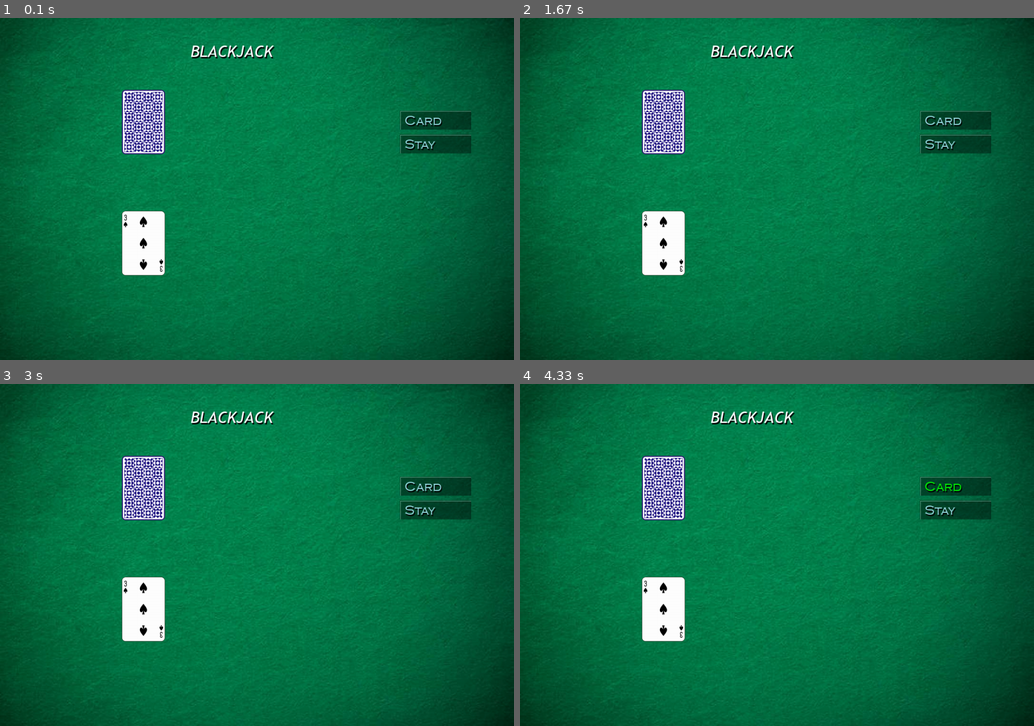
Above: before the commit, frames 1-4 (two rows, left to right).
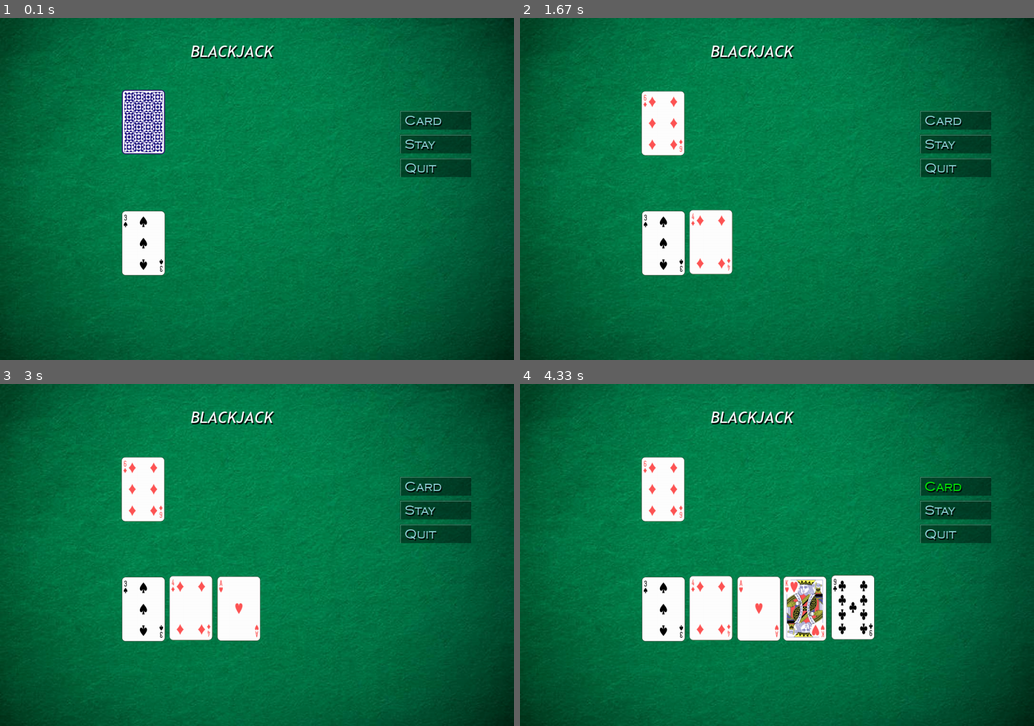
Above: after the commit, the same moments.

Repository: sarantal/Blackjack-PyGame
Game: pygame game, started from Blackjack PyGame/blackjack.py
Two runs of this game, one before a commit and one after it. Both use one fixed random seed, a clock stepped at 60 frames per second and the inputs below.
Inputs (mouse positions are in pixels of both pictures, inside the frame that each line leads up to):
- Up to frame 1 (0.1 s): no input
- Up to frame 2 (1.67 s): click "Stay" at 0.38 s; click "Card" at 0.72 s; click (617, 137) at 1.05 s
- Up to frame 3 (3 s): click "Card" at 1.88 s; click (231, 643) at 2.22 s
- Up to frame 4 (4.33 s): click "Card" at 3.05 s; click (910, 524) at 3.38 s; click "Card" at 4.22 s

The runs differ from the first frame. In frame 1, 0.8% of the frame differs, in the area x 77-92%, y 41-47%; in frame 2, 3.7%; in frame 3, 5.3%; in frame 4, 8.5%, in the area x 23-92%, y 21-76%.

Commit message:
Add files via upload

Diff:
--- a/Blackjack PyGame/blackjack.py
+++ b/Blackjack PyGame/blackjack.py
@@ -32,15 +32,7 @@
 background = "background.jpg"
 random.seed()
 card_sprites = pygame.image.load(os.path.join("deck.png")).convert_alpha()
-dealers_cards = []
-players_cards = []
 buttons = []
-
-deck = ["s1","s2","s3","s4","s5","s6","s7","s8","s9","s10","s11","s12","s13",
-        "h1","h2","h3","h4","h5","h6","h7","h8","h9","h10","h11","h12","h13",
-        "d1","d2","d3","d4","d5","d6","d7","d8","d9","d10","d11","d12","d13",
-        "c1","c2","c3","c4","c5","c6","c7","c8","c9","c10","c11","c12","c13"]
-
 
 
 """ CLASSES """
@@ -53,24 +45,20 @@
         self.value = value
         self.suite = suite
         self.position = position        # just x value, y fixed by dealer/player
-        (self.x, self.y) = position     # as cards are added to table, move them closer: card.x -= 20
+        (self.x, self.y) = position
         self.draw()
 
     def draw(self):
         # choose sprite
         if self.facing == "down":
             self.card_sprite = card_sprites.subsurface(4*98, 4*144, 98, 144)
-
         else:
             self.card_sprite = card_sprites.subsurface((self.value-1)*98, (self.suite-1)*144, 98, 144)
-
         # position
         self.rect = self.card_sprite.get_rect()
         self.rect.topleft = self.position
-
         # blit sprite
         window.blit(self.card_sprite, self.rect)
-
 
 
 class Button:
@@ -120,7 +108,6 @@
         self.shadow_rect.move_ip(2, 3)
 
 
-
 """ FUNCTIONS """
 
 def draw_text(message, font, color, position):
@@ -137,7 +124,7 @@
 
 def deal_card(target, facing):
 
-    global deck, dealers_cards, players_cards
+    global deck, dealers_cards, players_cards, face_down_card
 
     card_str = random.choice(deck)
     if card_str[0] == "s":
@@ -151,21 +138,63 @@
     cardvalue = int(card_str[1:])
     deck.remove(card_str)
 
-    print(card_str)
+    print(card_str)         # for debugging
 
     # Dealers face down card
     if facing == "down":
         face_down_card = card_str
         dealers_cards.append(Card("dealer", "down", cardvalue, suite, (250, 150)))
 
-        # TODO: adjust coords afterwards by: object.x = object.x - 20
-        #       so coords dont have to be hardcoded
-
     elif target == "player":
-        players_cards.append(Card("player", "up", cardvalue, suite, (250, 400)))
-
-
-#def shuffle():                                                 TODO
+        x_coord = 250 + len(players_cards)*100
+        players_cards.append(Card("player", "up", cardvalue, suite, (x_coord, 400)))
+        check_score()
+
+    # TODO: elif target == "dealer":
+
+
+def check_score():
+
+    if len(dealers_cards) > 1:              # update dealers score
+        cardvalues = []
+        # TODO
+
+    else:                                   # update players score
+        cardvalues = []
+        for card in players_cards:
+            if card.value > 10:             # Jacks, Queens and Kings worth 10
+                cardvalues.append(10)
+            elif card.value == 1:           # Ace worth 11 unless sum is above 21
+                cardvalues.append(11)
+            else:
+                cardvalues.append(card.value)
+        players_score = sum(cardvalues)
+        if players_score > 21:
+            if 11 in cardvalues:
+                cardvalues.remove(11)
+                cardvalues.append(1)
+                players_score = sum(cardvalues)
+        if players_score > 21:
+            print("Player is bust! (" + str(players_score) + ")")
+
+        # DEBUGGING
+        print("Players score: " + str(players_score))
+        print(cardvalues)
+
+    # TODO: check if we have a winner
+
+
+def shuffle():
+
+    global deck, dealers_cards, players_cards
+
+    deck = ["s1","s2","s3","s4","s5","s6","s7","s8","s9","s10","s11","s12","s13",
+            "h1","h2","h3","h4","h5","h6","h7","h8","h9","h10","h11","h12","h13",
+            "d1","d2","d3","d4","d5","d6","d7","d8","d9","d10","d11","d12","d13",
+            "c1","c2","c3","c4","c5","c6","c7","c8","c9","c10","c11","c12","c13"]
+
+    dealers_cards = []
+    players_cards = []
 
 
 def handle_mouse_move():                                        # for button hiliting
@@ -177,6 +206,30 @@
             button.hilite = False
 
 
+def handle_mouse_click():
+
+    for button in buttons:
+        if button.rect.collidepoint(pygame.mouse.get_pos()):
+            if button.name == "Quit":
+                pygame.quit()
+                quit()
+            elif button.name == "Stay":
+                dealers_turn()
+            elif button.name == "Card":
+                deal_card("player", "up")
+
+
+def dealers_turn():                             # TODO
+
+    global dealers_cards
+
+    dealers_cards[0].facing = "up"
+    # DELAY
+    # deal_card("dealer", "up")
+    # DELAY AND DECIDE: STAY/CARD
+    # REPEAT UNTIL STAY/BUST
+
+
 
 """ MAIN """
 
@@ -184,17 +237,18 @@
 
     global buttons
 
+    # SETUP
     bg_image = pygame.image.load(os.path.join(background)).convert()
-
-
-    # TESTING
+    shuffle()
+    button_card = Button("Card", (850, 200))
+    button_stay = Button("Stay", (850, 250))
+    button_quit = Button("Quit", (850, 300))
+    buttons.append(button_card)
+    buttons.append(button_stay)
+    buttons.append(button_quit)
+
     deal_card("dealer", "down")
     deal_card("player", "up")
-    button1 = Button("Card", (850, 200))
-    button2 = Button("Stay", (850, 250))
-
-    buttons.append(button1)
-    buttons.append(button2)
 
 
     while True:
@@ -202,7 +256,7 @@
         fpsClock.tick(FPS)
         window.blit(bg_image, (0, 0))
 
-        # TESTING
+        # DRAW OBJECTS
         draw_text("BLACKJACK", font_big, WHITE, (400, 50))
         for button in buttons:
             button.draw()
@@ -221,6 +275,9 @@
                 pygame.quit()
                 quit()
 
+            elif event.type == MOUSEBUTTONDOWN:
+                handle_mouse_click()
+
             elif event.type == pygame.MOUSEMOTION:
                 handle_mouse_move()
 
